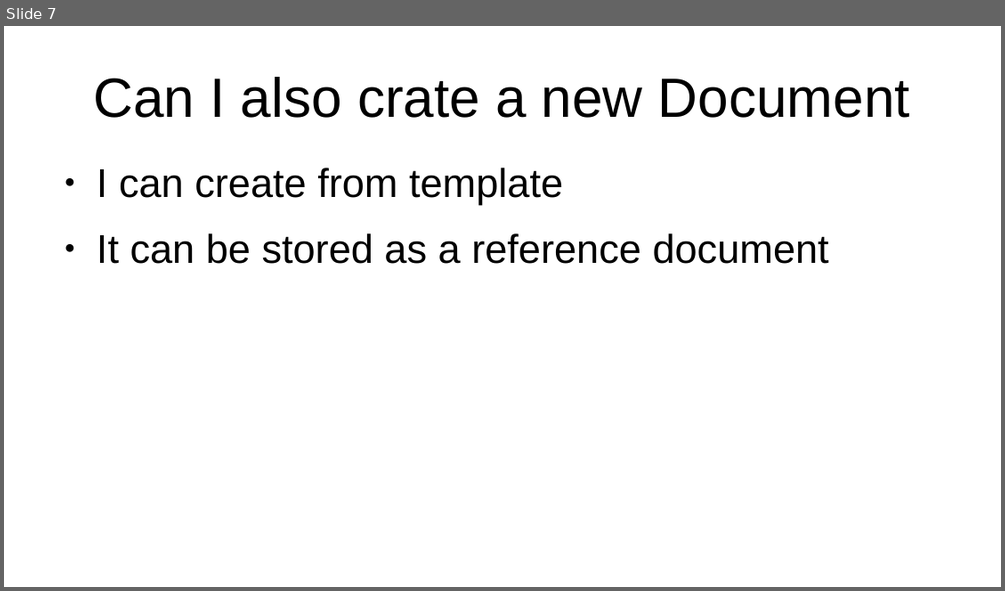
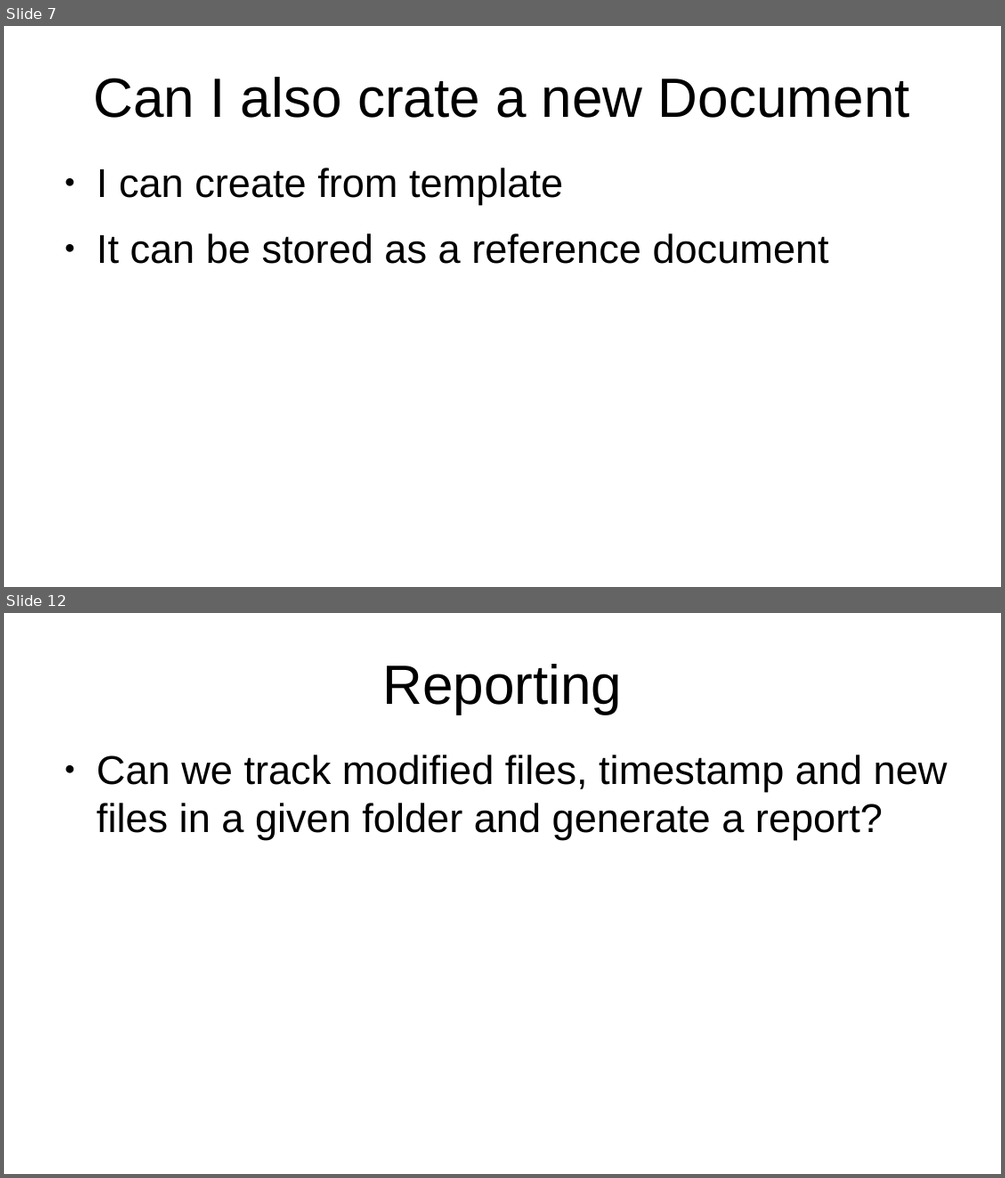
Before and after one commit to g-gualeni/QtWhiteBase, a slide deck: WhiteBase Doc/WhiteBase Stories.odp. Shown one above the other, each under a label of ours: slide 7 before the commit, slides 7 and 12 after it; the slides between them are not shown. The pictures are 1005x591 and 1005x1178 pixels, drawn with LibreOffice and Linux fonts; fonts in the diff are those of the drawing. Boxes give left, top, right and bottom in pixels: in the first picture for what was removed or moved away, otherwise in the second. Text is boxed around its words. In the diff, an @@ line names an element or a change of style, - is before the commit and + after.

```diff
--- a/WhiteBase Doc/WhiteBase Stories.odp
+++ b/WhiteBase Doc/WhiteBase Stories.odp
@@ slide 12 added at (4,613,1001,1174), background #FFFFFF @@
@@ title added at (382,664,622,714), 44 pt, text #000000 @@
+Reporting
@@ text added at (97,755,947,840), 32 pt, text #000000 @@
+● Can we track modified files, timestamp and new files in a given folder and generate a report?
```
Also in this commit, not shown: 5 other slides added, 1 slide removed.
